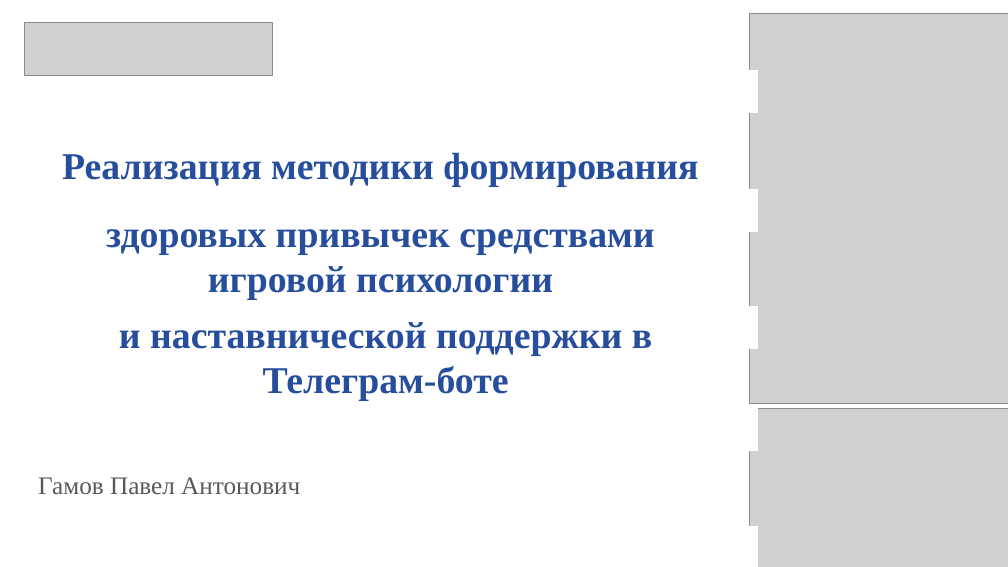
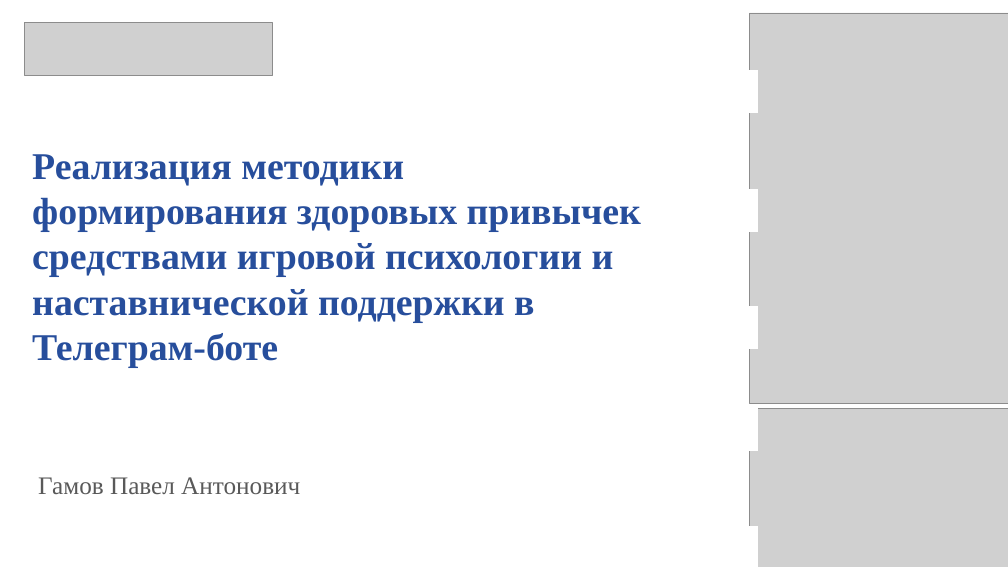
Before and after one commit to pagamov/pagamov_bot, a slide deck: slide 1 of docs/Презентация Гамов.pptx. Drawn at 1008x567 pixels with LibreOffice and Linux fonts; fonts in the diff are those of the drawing; grey boxes stand for pictures; background and template pictures are left out. Boxes give left, top, right and bottom in pixels: in the first picture for what was removed or moved away, otherwise in the second. Text is boxed around its words. In the diff, an @@ line names an element or a change of style, - is before the commit and + after.

```diff
--- a/docs/Презентация Гамов.pptx
+++ b/docs/Презентация Гамов.pptx
@@ text at (x1=32, y1=154, x2=641, y2=368): text changed @@
-Реализация методики формирования
-здоровых привычек средствами игровой психологии
-и наставнической поддержки в Телеграм-боте
+Реализация методики формирования здоровых привычек средствами игровой психологии и наставнической поддержки в Телеграм-боте
```
Also in this commit, not shown: 8 other slides changed, 4 slides added, 12 slides removed.
